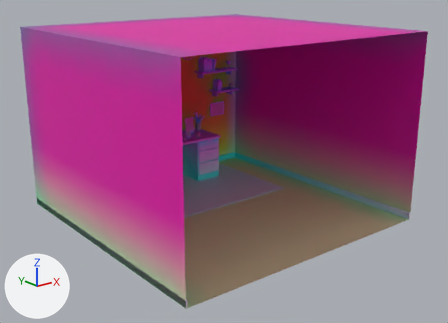
What one commit did to the glTF model models/room.glb.
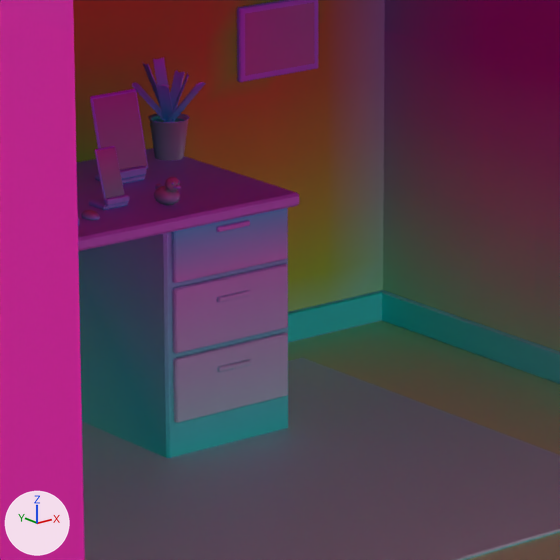
Each version is shown whole from a 50 mm lens placed at (-5.38, -7.28, 3.51), pointed at (0.02, -0.53, 0.81), then close up on the part from 38% to 59% of the width and 32% to 61% of the height. Lighting does not change. The marker at lower left points along +X, +Y and +Z. The last two pictures show the newer version. Vertices at exactly the same position are counted once.

In view in the first close-up: 'Cert', 'Desk', 'Phone', 'Plant', 'Room', 'Tablet' and 1 more.
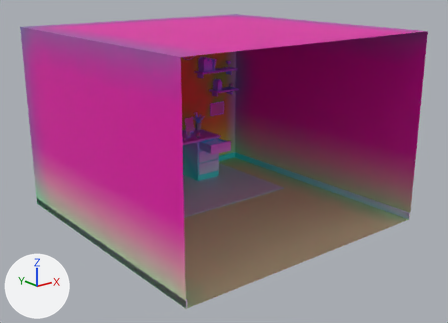
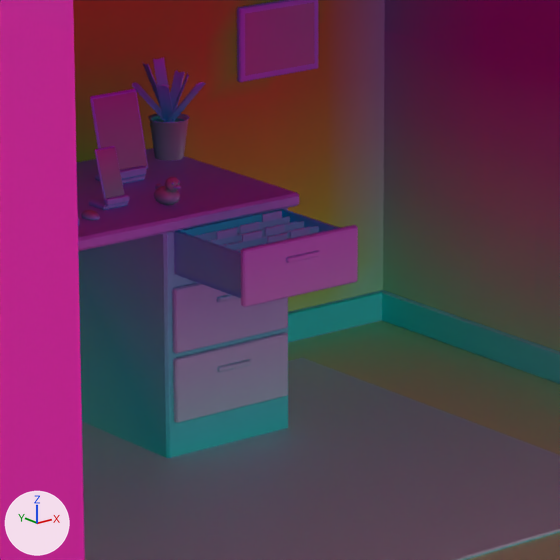
Changed parts and their boxes (x1, y1, x2, y2) in the close-ups (560 x 560 px):
'Drawer', added: after (174, 209, 358, 307)
    faces in mat_w_wood: (174, 209, 358, 307)
    faces in mat_w_folder2: (195, 211, 311, 253)
    faces in mat_w_folder: (206, 221, 319, 250)
    faces in mat_w_folderred: (209, 221, 324, 251)
    faces in mat_w_alu: (286, 251, 320, 263)
part 1 of me_desk_d, deleted: before (171, 208, 287, 283)
part 2 of me_desk_d, deleted: before (216, 220, 250, 232)
part 3 of me_desk_d, recoloured: (143, 194, 299, 370) in both

Edits to the bpy script that builds the scene:
```text
Add mat_w_folder:
    mat_w_folder = bpy.data.materials.new('W_Folder')
    # nodes: BsdfPrincipled, Mix, OutputMaterial, VertexColor
    # colours: white #e7e7e7, mixed with the vertex colours
Add mat_w_folder2:
    mat_w_folder2 = bpy.data.materials.new('W_Folder2')
    # nodes: BsdfPrincipled, Mix, OutputMaterial, VertexColor
    # colours: white #e7e7e7, mixed with the vertex colours
Add mat_w_folderred:
    mat_w_folderred = bpy.data.materials.new('W_FolderRed')
    # nodes: BsdfPrincipled, Mix, OutputMaterial, VertexColor
    # colours: white #e7e7e7, mixed with the vertex colours
Change me_desk_d:
    used by ob_desk; location = (0.0, 0.0, 0.0)
    remove me_desk_d.from_pydata(...)  # 884 vertices, 1488 faces; spans x -0.55..1.05, y 0.84..1.56, z 0.0..0.78
    add me_desk_d.from_pydata(...)  # 836 vertices, 1400 faces; spans x -0.55..1.05, y 0.84..1.56, z 0.0..0.78
    me_desk_d part 1: the loose piece of 24 vertices spanning x 0.59..1.01, y 0.85..0.87, z 0.55..0.75 is deleted
    me_desk_d part 2: the loose piece of 24 vertices spanning x 0.74..0.86, y 0.84..0.85, z 0.68..0.7 is deleted
    me_desk_d part 3: 1093 kept faces spanning x -0.55..1.05, y 0.84..1.56, z 0.0..0.78 get new vertex colours
Add me_drawer_d:
    me_drawer_d.from_pydata(...)  # 204 vertices, 328 faces; spans x -0.21..0.21, y -0.021..0.336, z 0.555..0.725
    # faces by material slot: [80, 44, 12, 72, 72, 48]
    me_drawer_d.materials.append(mat_w_wood)
    me_drawer_d.materials.append(mat_w_alu)
    me_drawer_d.materials.append(mat_w_wooddark)
    me_drawer_d.materials.append(mat_w_folder)
    me_drawer_d.materials.append(mat_w_folder2)
    me_drawer_d.materials.append(mat_w_folderred)
Add ob_drawer:
    ob_drawer = bpy.data.objects.new('Drawer', me_drawer_d)
    ob_drawer.location = (0.8, 0.53, 0.0)
```
